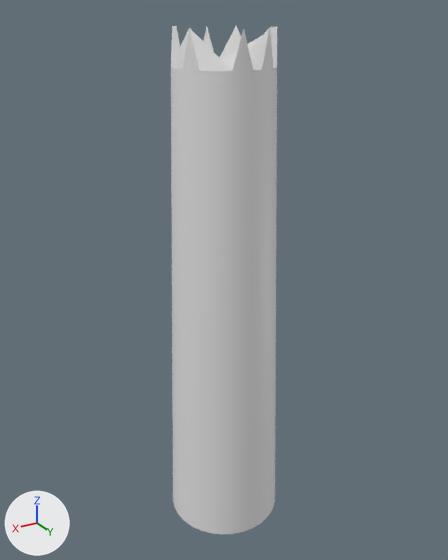
Two versions of the FBX model Content/Meshes/Environment/Folliage/SM_E_Stump_Small_01.fbx, one commit apart.
The view is the same before and after, from a 50 mm camera at (0.293, 0.488, 0.517) aimed at (-0.004, -0.006, 0.27). Lighting does not change. The marker at lower left points along +X, +Y and +Z. The picture after the commit comes second. Materials are left out; every surface is plain grey. Where no turn or scale is listed for an object, it has been applied to the vertices.

Names of what the first picture shows: 'SM_E_Stump_Small_01'.
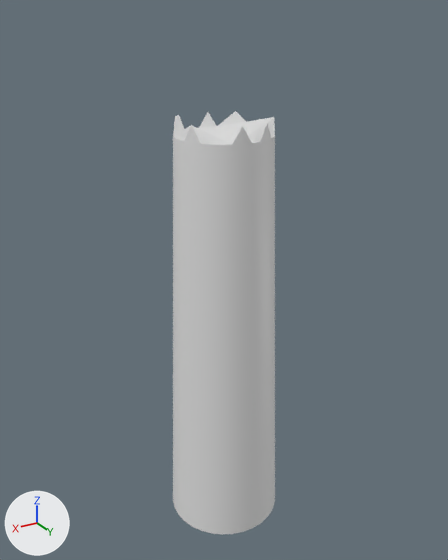
The newer file is also rescaled (x2.19) as a whole; pictures and numbers use the older file's frame.

Diff of the bpy script that builds the scene:
```diff
--- a/Content/Meshes/Environment/Folliage/SM_E_Stump_Small_01.fbx.py
+++ b/Content/Meshes/Environment/Folliage/SM_E_Stump_Small_01.fbx.py
@@ me_cylinder_002 @@
 # used by ob_sm_e_stump_small_01; location = (0.0, 0.0, 0.0)
-me_cylinder_002.from_pydata(...)  # 64 vertices, 34 faces; spans x -0.06..0.06, y -0.06..0.06, z 0.0..0.507
+me_cylinder_002.from_pydata(...)  # 64 vertices, 34 faces; spans x -0.06..0.06, y -0.06..0.06, z 0.0..0.431
+# me_cylinder_002 part 1: all 32 vertices in x -0.046..0.046, y -0.046..0.046, z 0.475..0.507 are scaled about their middle by (1, 1, 0.457), then moved by (0.0, 0.0, -0.067)
```

Changed parts and their boxes [x1, y1, x2, y2] in the pictures (448 x 560 px):
'SM_E_Stump_Small_01', reshaped (17% shorter): before [171, 26, 277, 534]; after [173, 111, 275, 534]
